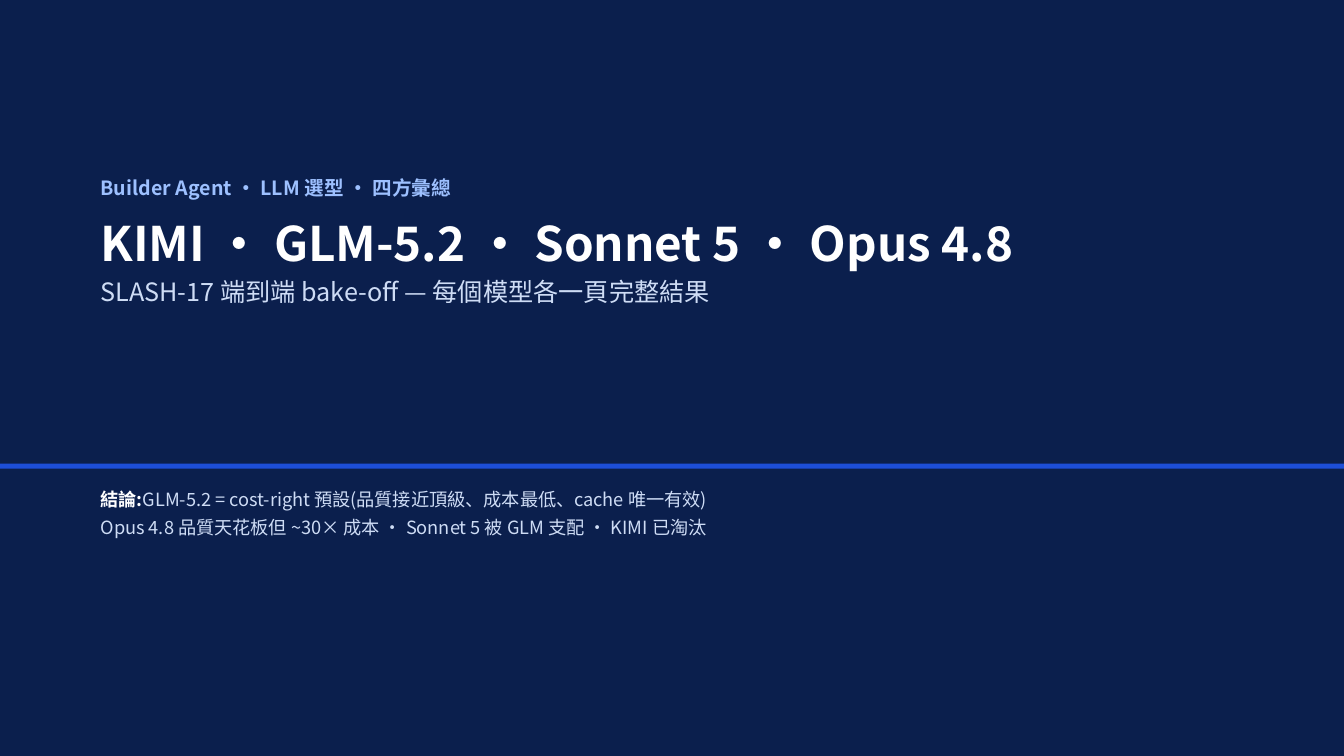
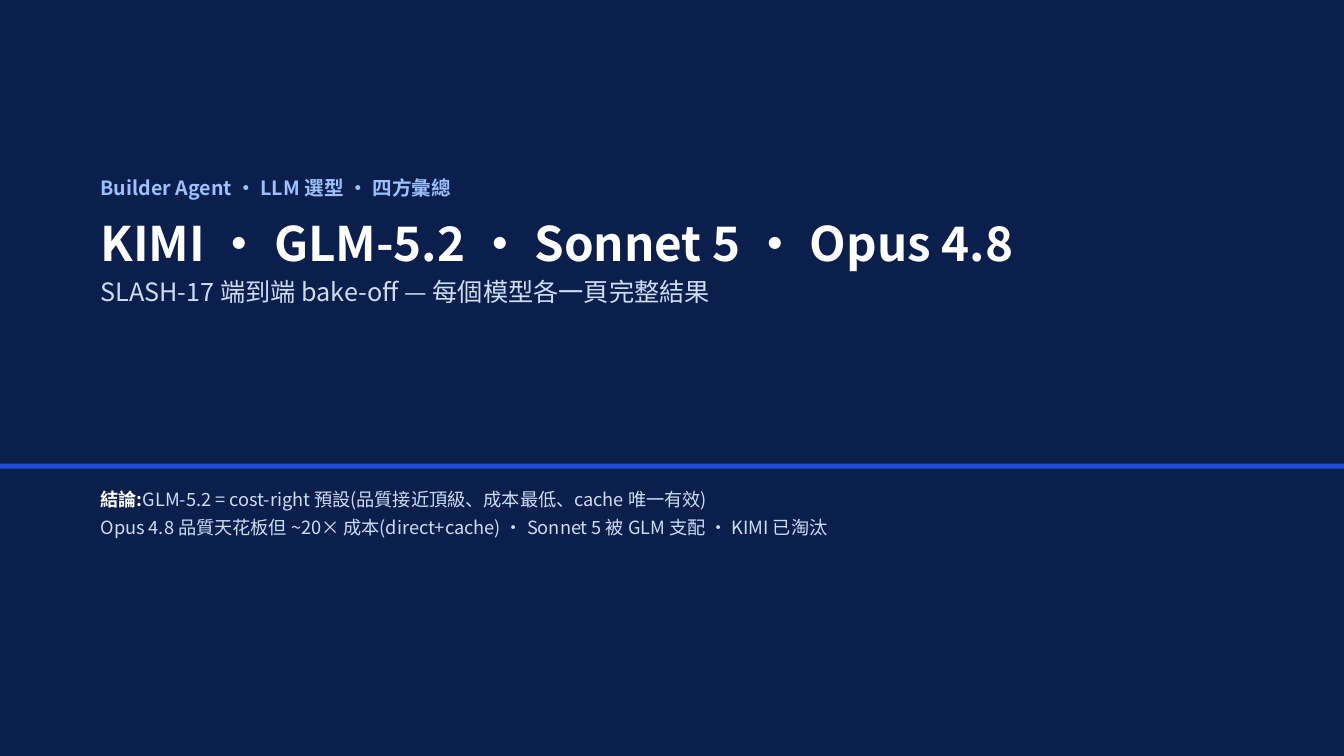
Before and after one commit to gillggx/ai-ops-agentic-platform, a slide deck: slide 1 of docs/LLM_BAKEOFF_4MODEL.pptx. Drawn at 1344x756 pixels with LibreOffice and Linux fonts; fonts in the diff are those of the drawing. Boxes give left, top, right and bottom in pixels: in the first picture for what was removed or moved away, otherwise in the second. Text is boxed around its words. In the diff, an @@ line names an element or a change of style, - is before the commit and + after.

```diff
--- a/docs/LLM_BAKEOFF_4MODEL.pptx
+++ b/docs/LLM_BAKEOFF_4MODEL.pptx
@@ text at (101, 518, 828, 538): text changed @@
-Opus 4.8 品質天花板但 ~30× 成本 · Sonnet 5 被 GLM 支配 · KIMI 已淘汰
+Opus 4.8 品質天花板但 ~20× 成本(direct+cache) · Sonnet 5 被 GLM 支配 · KIMI 已淘汰
```
Also in this commit, not shown: 4 other slides changed, 1 other file.
